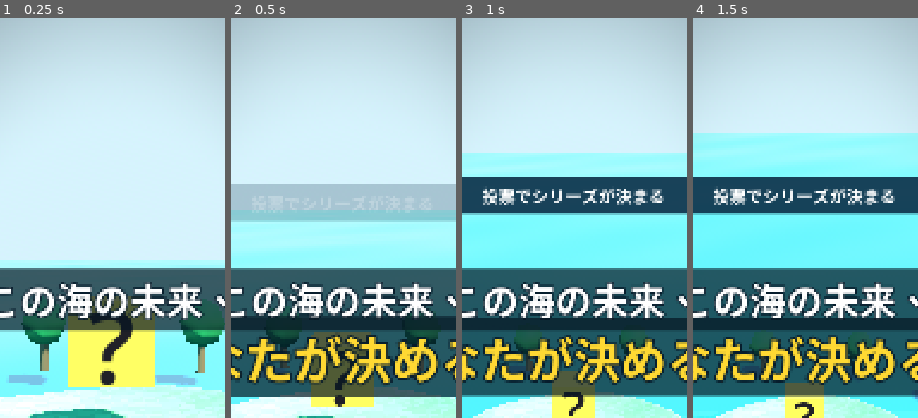
Above: before the commit, frames 1-4 (left to right).
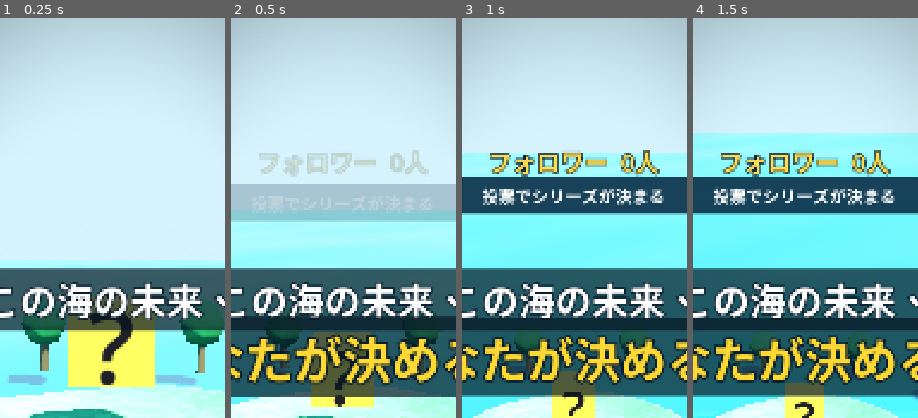
Above: after the commit, the same moments.

Repository: yuto2525424/-
Game: Godot game, scene res://scenes/episode00.tscn
Same seed, same stepped clock (60 frames per second), same inputs: the game is played once before the commit and once after it.
Inputs:
- Up to frame 1 (0.25 s): no input
- Up to frame 2 (0.5 s): no input
- Up to frame 3 (1 s): no input
- Up to frame 4 (1.5 s): no input
The pictures show only the part of the screen within x 25-75%, y 0-50%; the shares and areas given below are measured in that part.

Frame 1 is identical in both runs. In frame 2, 1.6% of the frame differs, in the area x 12-88%, y 33-39%; in frame 3, 2.3%, in the area x 12-88%, y 33-40%; in frame 4, 2.3%.

Commit message:
Follower counter HUD, follower-themed narration line, Chirp3-HD narration with pauses
Claude-Session: https://claude.ai/code/session_01N7KHhJkftiz5pBFpDD8kkk

Diff:
--- a/marink_world/config/narration.json
+++ b/marink_world/config/narration.json
@@ -10,8 +10,8 @@
     },
     {
       "id": "02",
-      "start": 3.4,
-      "text": "みんなの投票で、世界が変わる。",
+      "start": 3.51,
+      "text": "フォロワーのみんなの投票で、世界が変わる。",
       "emphasis": "世界が変わる",
       "style": "warm"
     },
@@ -24,42 +24,42 @@
     },
     {
       "id": "04",
-      "start": 9.24,
+      "start": 9.96,
       "text": "海を育てる。水族館を作る。海底を調査する。",
       "emphasis": "海を育てる",
       "style": "warm"
     },
     {
       "id": "05",
-      "start": 14.01,
+      "start": 13.92,
       "text": "海を育てる。小さな海から、生き物たちの世界へ。",
       "emphasis": "生き物たちの世界",
       "style": "warm"
     },
     {
       "id": "06",
-      "start": 18.48,
+      "start": 17.39,
       "text": "水族館を作る。何もない場所に、理想の水族館を。",
       "emphasis": "理想の水族館",
       "style": "warm"
     },
     {
       "id": "07",
-      "start": 23.42,
+      "start": 21.7,
       "text": "海底を調査する。まだ知らない発見がある。",
       "emphasis": "まだ知らない発見",
       "style": "warm"
     },
     {
       "id": "08",
-      "start": 27.39,
+      "start": 25.5,
       "text": "あなたはどれを選ぶ？ コメントに、1、2、3を送って投票。",
       "emphasis": "投票",
       "style": "warm"
     },
     {
       "id": "09",
-      "start": 32.83,
+      "start": 32.4,
       "text": "次回、あなたの選択で世界が動く。フォローして見届けて。",
       "emphasis": "世界が動く",
       "style": "warm"
--- a/marink_world/scripts/episode00.gd
+++ b/marink_world/scripts/episode00.gd
@@ -28,6 +28,7 @@
 var fade_rect: ColorRect
 var flash_rect: ColorRect
 var captions: Array = []
+var follower_label: Label
 var cards: Array = []
 var pops: Array = []     # {node, base, start, dur}: 伸びる・出現するノード
 var fishes: Array = []   # {node, tail, c, rx, rz, speed, phase, vis}
@@ -556,6 +557,15 @@
 	var vig := _full_rect(Color(1.0, 1.0, 1.0, 1.0))
 	vig.material = ShaderMaterial.new()
 	vig.material.shader = load("res://shaders/vignette.gdshader")
+	follower_label = Label.new()
+	follower_label.position = Vector2(40.0, 300.0)
+	follower_label.custom_minimum_size = Vector2(1000.0, 0.0)
+	follower_label.horizontal_alignment = HORIZONTAL_ALIGNMENT_CENTER
+	follower_label.add_theme_font_size_override("font_size", 58)
+	follower_label.add_theme_color_override("font_color", Color(1.0, 0.86, 0.3))
+	follower_label.add_theme_color_override("font_outline_color", Color(0.02, 0.1, 0.16, 0.95))
+	follower_label.add_theme_constant_override("outline_size", 12)
+	ui.add_child(follower_label)
 	flash_rect = _full_rect(Color(1.0, 1.0, 1.0, 0.0))
 	fade_rect = _full_rect(Color(0.0, 0.0, 0.0, 1.0))
 
@@ -642,6 +652,10 @@
 	shade_rect.color.a = 0.32 * s
 	fade_rect.color.a = _fade_alpha(t)
 	flash_rect.color.a = 0.85 * clampf(1.0 - t / 0.22, 0.0, 1.0)
+	# フォロワー数：動画の進行とともに増え、島づくりがフォロワーの力で進むことを示す
+	var followers := int(round(_follower_count(t)))
+	follower_label.text = "フォロワー  %s人" % str(followers)
+	follower_label.modulate.a = _win(t, 0.4, 36.4, 0.4)
 
 
 ## 区間 [a, b] の中で a→a+fade でフェードイン、b-fade→b でフェードアウトする値（0〜1）
@@ -663,6 +677,12 @@
 	return clampf(a, 0.0, 1.0)
 
 
+func _follower_count(x: float) -> float:
+	# 0人から始まり、後半ほど速く増える（投票とフォローで伸びる様子）
+	var p := clampf((x - 2.0) / 34.0, 0.0, 1.0)
+	return 1280.0 * p * p * (0.6 + 0.4 * p)
+
+
 func _ease_out(x: float) -> float:
 	return 1.0 - pow(1.0 - clampf(x, 0.0, 1.0), 3.0)
 
Not shown, changed: marink_world/audio/bgm_mix.wav
Not shown, changed: marink_world/audio/narration.wav
Not shown, changed: marink_world/audio/narration_src/01.wav
Not shown, changed: marink_world/audio/narration_src/02.wav
Not shown, changed: marink_world/audio/narration_src/03.wav
Not shown, changed: marink_world/audio/narration_src/04.wav
Not shown, changed: marink_world/audio/narration_src/05.wav
Not shown, changed: marink_world/audio/narration_src/06.wav
Not shown, changed: marink_world/audio/narration_src/07.wav
Not shown, changed: marink_world/audio/narration_src/08.wav
Not shown, changed: marink_world/audio/narration_src/09.wav
